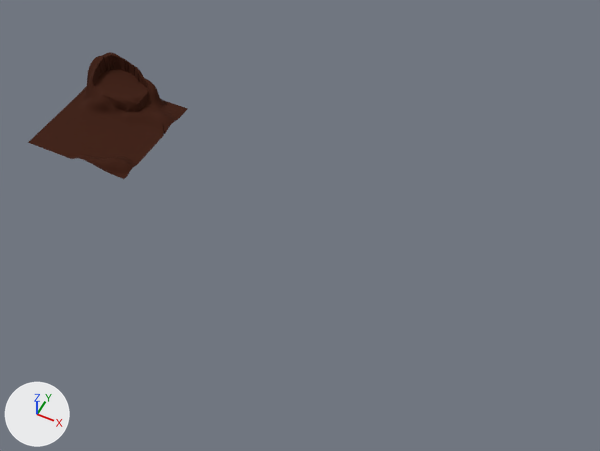
Two versions of the Blender file OriginalModels/Terrain/terrainLowPoly.blend, one commit apart.
One viewpoint serves both versions: a 50 mm camera at (396.0, -428.0, 486.0) aimed at (195.0, -27.0, -16.0). Lighting does not change. The marker at lower left points along +X, +Y and +Z.
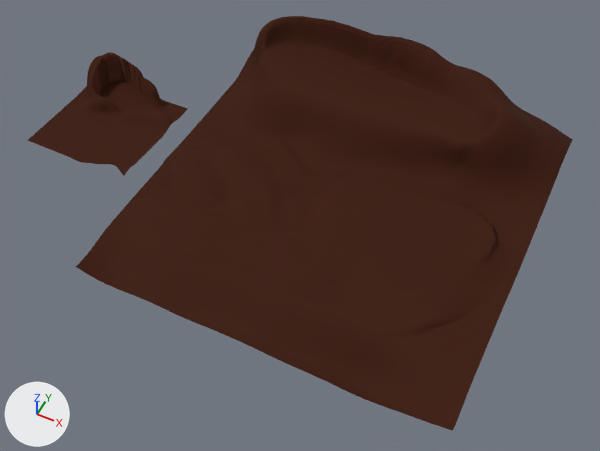
Location of each change, (x1, y1, x2, y2) in pixels of the pictures (600 x 451 px; the box of a moved part takes in the faces that stretch with it):
'Plane.001', added (brown): after (76, 16, 573, 430)
'Plane', reshaped: before (28, 52, 188, 179); after (28, 52, 188, 176)
part 1 of me_plane, moved or reshaped: before (28, 96, 162, 179); after (28, 96, 162, 176)
part 2 of me_plane, moved or reshaped: (92, 54, 150, 112) in both

The edits, one by one:
me_plane is used by ob_plane; location (-1.9, -6.8, -2.3).
me_plane had 7417 vertices, 7545 faces and spanned x -50.1..50.0, y -50.0..60.4, z 0.0..29.4.
me_plane now has 7417 vertices, 7545 faces and spans x -50.1..50.0, y -51.6..60.4, z 0.0..29.4.
me_plane part 1: 1451 of 7417 vertices moved; they spanned x -50.0..50.0, y -50.0..-22.4, z 0.0..6.8 and now span x -50.0..50.0, y -51.6..-22.4, z 2.5; mean shift (0.1, 1.9, -0.2); largest move (36.8, -50.0, 0.1) -> (34.8, -42.1, 2.5).
me_plane part 2: 1407 of the vertices in x -35.8..17.4, y 17.3..55.5, z 6.8..15.5 are scaled about their middle by (1, 1, 0), then moved by (0.0, 0.0, -8.6).
Mesh me_plane_002 is new.
It has 14884 vertices, 14641 faces and spans x 68.0..368.0, y -150.0..156.0, z -18.0..63.0.
It uses material mat_material (brown #412015).
Object 'Plane.001' (ob_plane_001) is new; it shows me_plane_002.
Its location is (0.0, 0.0, 0.0).
